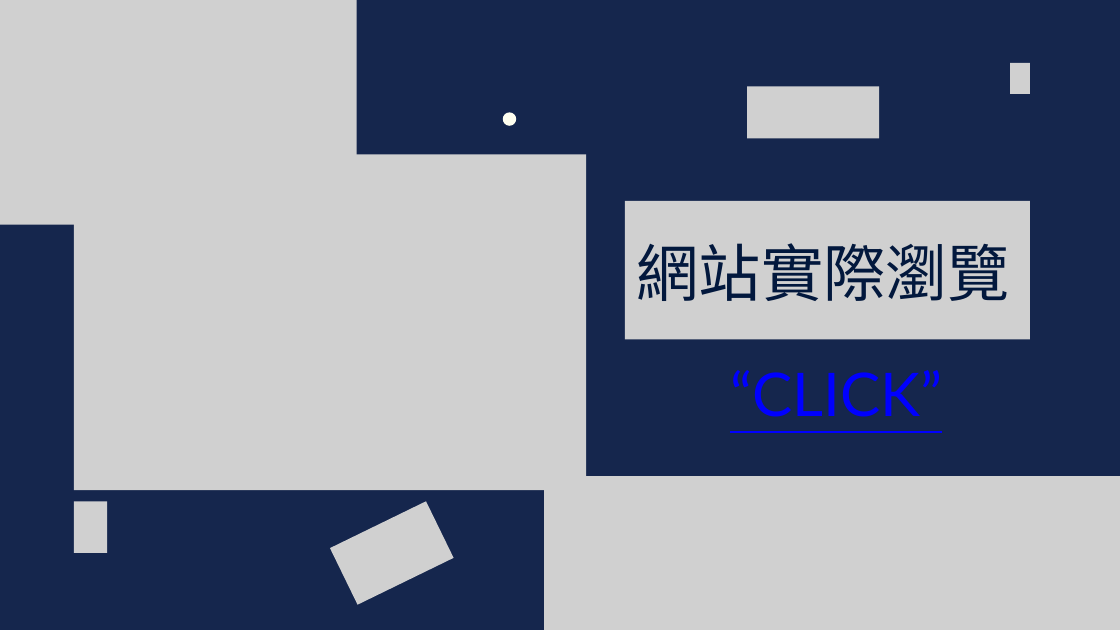
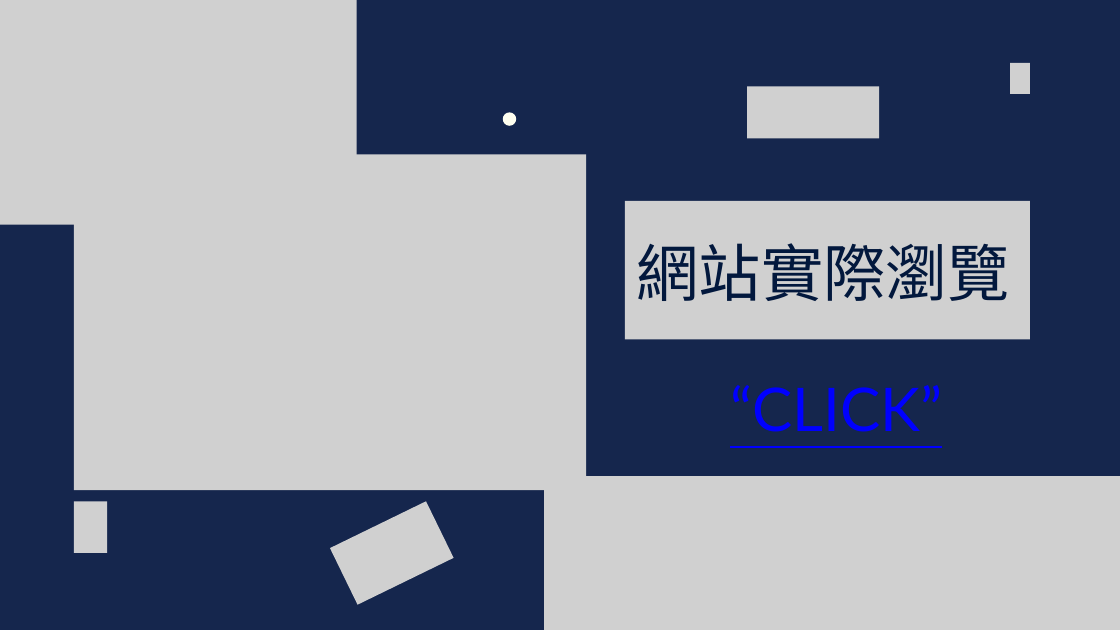
Before and after one commit to ZeHoward/project, a slide deck: slide 7 of welcome.pptx. Drawn at 1120x630 pixels with LibreOffice and Linux fonts; fonts in the diff are those of the drawing; grey boxes stand for pictures. Boxes give left, top, right and bottom in pixels: in the first picture for what was removed or moved away, otherwise in the second. Text is boxed around its words. In the diff, an @@ line names an element or a change of style, - is before the commit and + after.

```diff
--- a/welcome.pptx
+++ b/welcome.pptx
@@ text "“CLICK”" moved from (x1=730, y1=370, x2=942, y2=417) to (x1=730, y1=385, x2=942, y2=432) @@
```
Also in this commit, not shown: 3 other slides changed, 1 other file.
